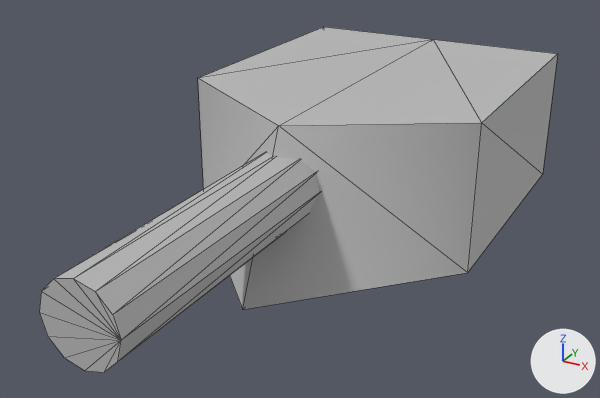
Renders of the FBX model Assets/Model/Tankgun.fbx from each side of a commit.
Both versions are drawn from a 50 mm lens placed at (0.0184, -0.0414, 0.0303), pointed at (-0.0003, -0.0075, 0.0134). Lighting does not change. The marker at lower right points along +X, +Y and +Z. Mesh edges are drawn as thin lines. Where no turn or scale is listed for an object, it has been applied to the vertices. Vertices at the same position are counted once.
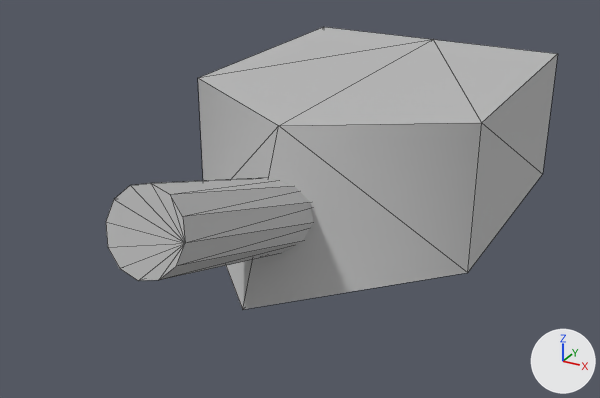
Changed parts and their boxes (x1, y1, x2, y2) in the pictures (600 x 398 px; the box of a moved part takes in the faces that stretch with it):
'pCylinder2', reshaped, moved (13% narrower, 18% shorter): before (39, 27, 558, 372); after (106, 27, 558, 309)
part 1 of me_mesh, moved or reshaped: before (39, 153, 319, 372); after (106, 178, 313, 281)
part 2 of me_mesh, moved or reshaped: (203, 148, 357, 309) in both

Patch to the scene script:
```diff
--- a/Assets/Model/Tankgun.fbx.py
+++ b/Assets/Model/Tankgun.fbx.py
@@ me_mesh @@
 me_mesh.from_pydata(...)  # 36 vertices, 64 faces; spans x -0.008..0.008, y -0.0168..0.0168, z -0.0039..0.0039
 # used by ob_pcylinder2; location = (0.0, -0.00683, 0.0141)
+# me_mesh part 1: the loose piece of 24 vertices spanning x -0.0018..0.0018, y -0.0168..-0.0021, z -0.001..0.0026 is turned -18.3 degrees about the x axis through its middle, then moved by (0.0, -0.0034, 0.0137)
+# me_mesh part 2: the loose piece of 12 vertices spanning x -0.008..0.008, y -0.0067..0.0168, z -0.0039..0.0039 is moved by (0.0, -0.0068, 0.0141)
 me_mesh.materials.append(mat_lambert1)
@@ ob_pcylinder2 @@
 ob_pcylinder2 = bpy.data.objects.new('pCylinder2', me_mesh)
-ob_pcylinder2.location = (0.0, -0.00683, 0.0141)
+ob_pcylinder2.location = (0.0, 0.0, 0.0)
```
